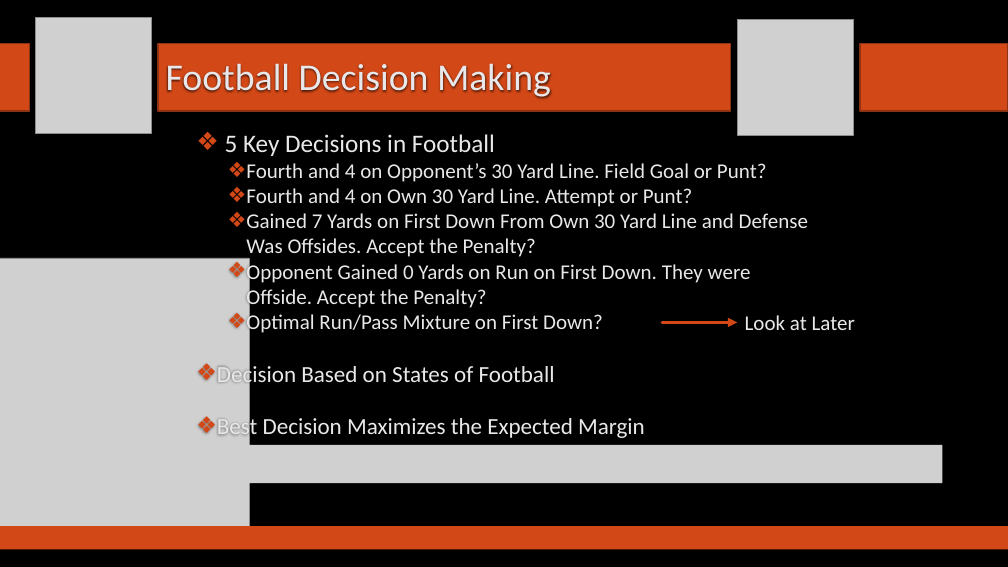
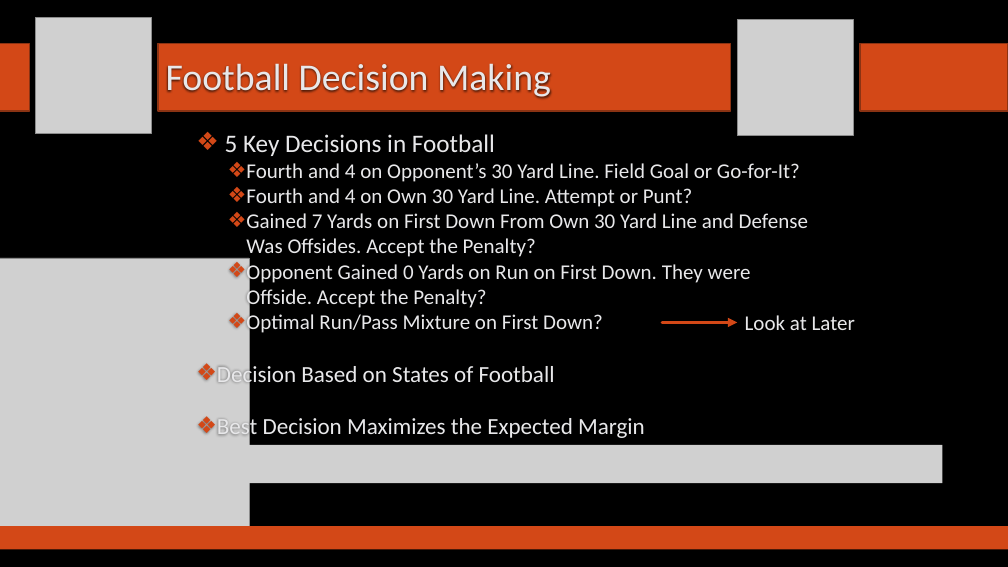
Before and after one commit to SuperMarioGiacomazzo/STOR538_WEBSITE, a slide deck: slide 2 of Slides/Football 4/Footballl_4_Lecture.pptx. Drawn at 1008x567 pixels with LibreOffice and Linux fonts; fonts in the diff are those of the drawing; grey boxes stand for pictures; background and template pictures are left out. Boxes give left, top, right and bottom in pixels: in the first picture for what was removed or moved away, otherwise in the second. Text is boxed around its words. In the diff, an @@ line names an element or a change of style, - is before the commit and + after.

```diff
--- a/Slides/Football 4/Footballl_4_Lecture.pptx
+++ b/Slides/Football 4/Footballl_4_Lecture.pptx
@@ text at [246, 163, 800, 182]: text changed @@
-  ❖ Fourth and 4 on Opponent’s 30 Yard Line. Field Goal or Punt?
+  ❖ Fourth and 4 on Opponent’s 30 Yard Line. Field Goal or Go-for-It?
```
Also in this commit, not shown: 5 other files.
